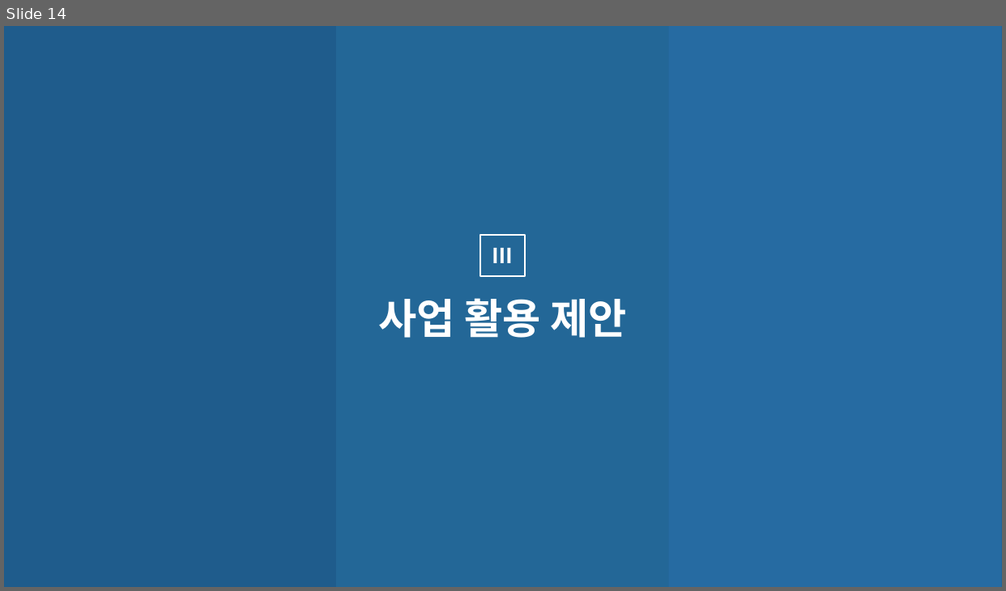
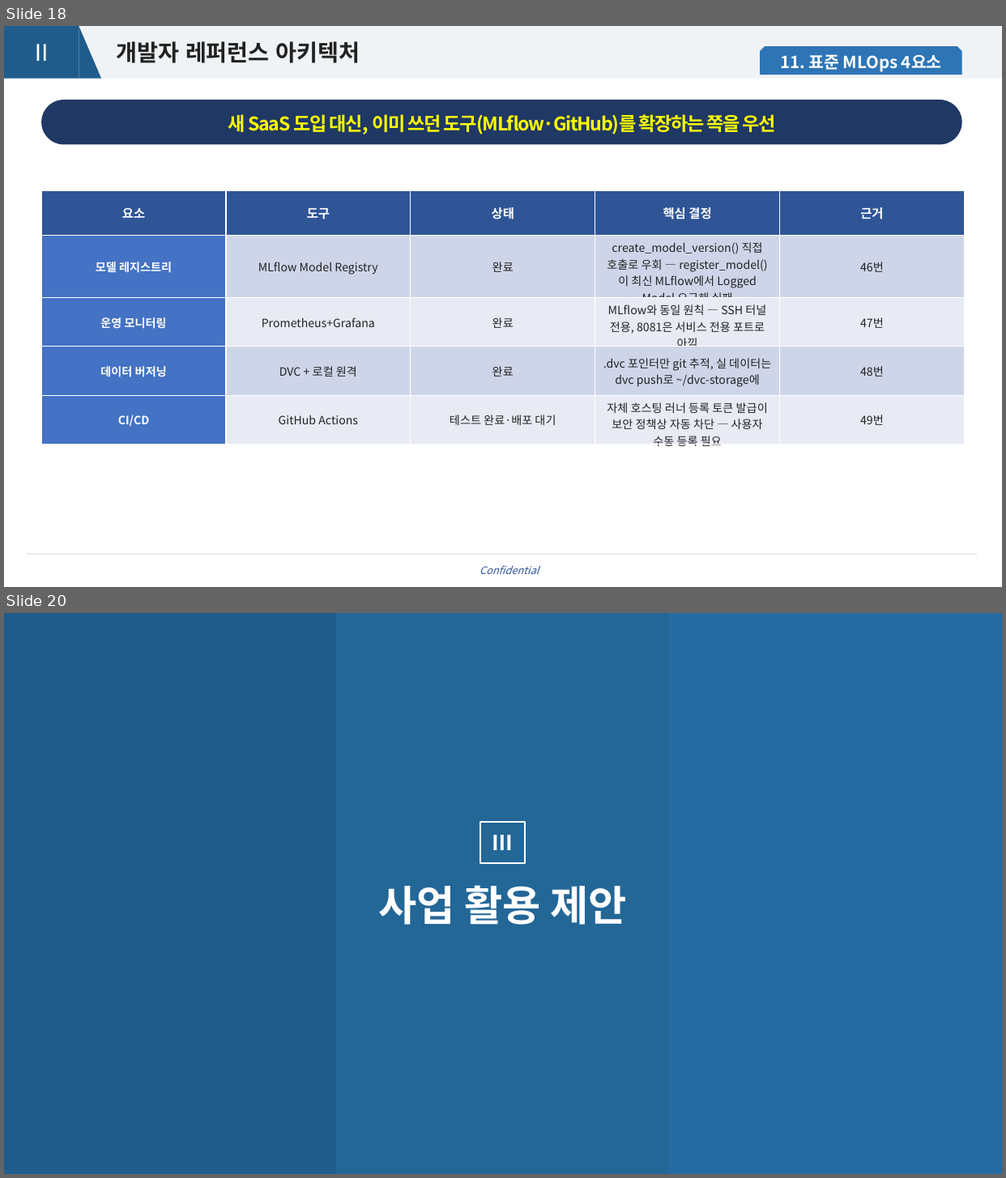
Before and after one commit to grib-arws-bot/mlops-edge-lab, a slide deck: docs/교육자료/MLOps-Edge-Lab_교육자료.pptx. Shown one above the other, each under a label of ours: slide 14 before the commit, slides 18 and 20 after it; the slides between them are not shown. The pictures are 1006x591 and 1006x1178 pixels, drawn with LibreOffice and Linux fonts; fonts in the diff are those of the drawing; background and template pictures are left out. Boxes give left, top, right and bottom in pixels: in the first picture for what was removed or moved away, otherwise in the second. Text is boxed around its words. In the diff, an @@ line names an element or a change of style, - is before the commit and + after.

```diff
--- a/docs/교육자료/MLOps-Edge-Lab_교육자료.pptx
+++ b/docs/교육자료/MLOps-Edge-Lab_교육자료.pptx
@@ slide 18 added at (x1=4, y1=26, x2=1002, y2=587), background #FFFFFF @@
@@ rectangle added at (x1=4, y1=26, x2=1002, y2=79), fill #F0F3F5 @@
@@ rectangle added at (x1=4, y1=26, x2=79, y2=79), fill #1F5C8C @@
@@ text added at (x1=30, y1=44, x2=53, y2=61), 22 pt, text #FFFFFF @@
+Ⅱ
@@ right triangle added at (x1=79, y1=26, x2=101, y2=79), fill #1F5C8C @@
@@ text added at (x1=116, y1=41, x2=360, y2=63), 22 pt, text #222222, bold @@
+개발자 레퍼런스 아키텍처
@@ snip same rect added at (x1=760, y1=46, x2=962, y2=75), fill #2E75B6, 16 pt, text #FFFFFF, bold @@
+11. 표준 MLOps 4요소
@@ rounded rectangle added at (x1=41, y1=100, x2=962, y2=145), fill #203864, 18 pt, text #FFFF00, bold @@
+새 SaaS 도입 대신, 이미 쓰던 도구(MLflow·GitHub)를 확장하는 쪽을 우선
@@ text added at (x1=718, y1=102, x2=980, y2=139), 14 pt, text #FFFFFF, bold @@
+11. 표준 MLOps 4요소
@@ table added at (x1=41, y1=190, x2=966, y2=450), 5 rows, 5 columns @@
+요소 | 도구 | 상태 | 핵심 결정 | 근거
+모델 레지스트리 | MLflow Model Registry | 완료 | create_model_version() 직접 호출로 우회 — register_model()이 최신 MLflow에서 Logged Model 요구해 실패 | 46번
+운영 모니터링 | Prometheus+Grafana | 완료 | MLflow와 동일 원칙 — SSH 터널 전용, 8081은 서비스 전용 포트로 아낌 | 47번
+데이터 버저닝 | DVC + 로컬 원격 | 완료 | .dvc 포인터만 git 추적, 실 데이터는 dvc push로 ~/dvc-storage에 | 48번
+CI/CD | GitHub Actions | 테스트 완료·배포 대기 | 자체 호스팅 러너 등록 토큰 발급이 보안 정책상 자동 차단 — 사용자 수동 등록 필요 | 49번
@@ rectangle added at (x1=27, y1=554, x2=978, y2=555), fill #DEE2E6 @@
@@ text added at (x1=479, y1=565, x2=539, y2=574), 10 pt, text #2F5597, italic @@
+Confidential
@@ what was slide 14 is now slide 20 @@
```
Also in this commit, not shown: 7 slides changed, 5 other slides added, 3 other files.
